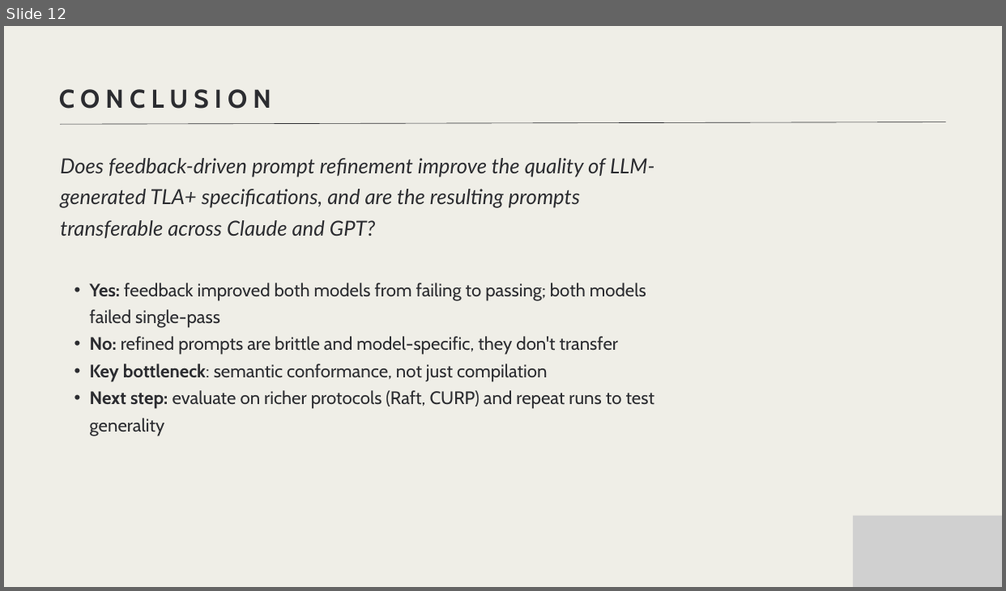
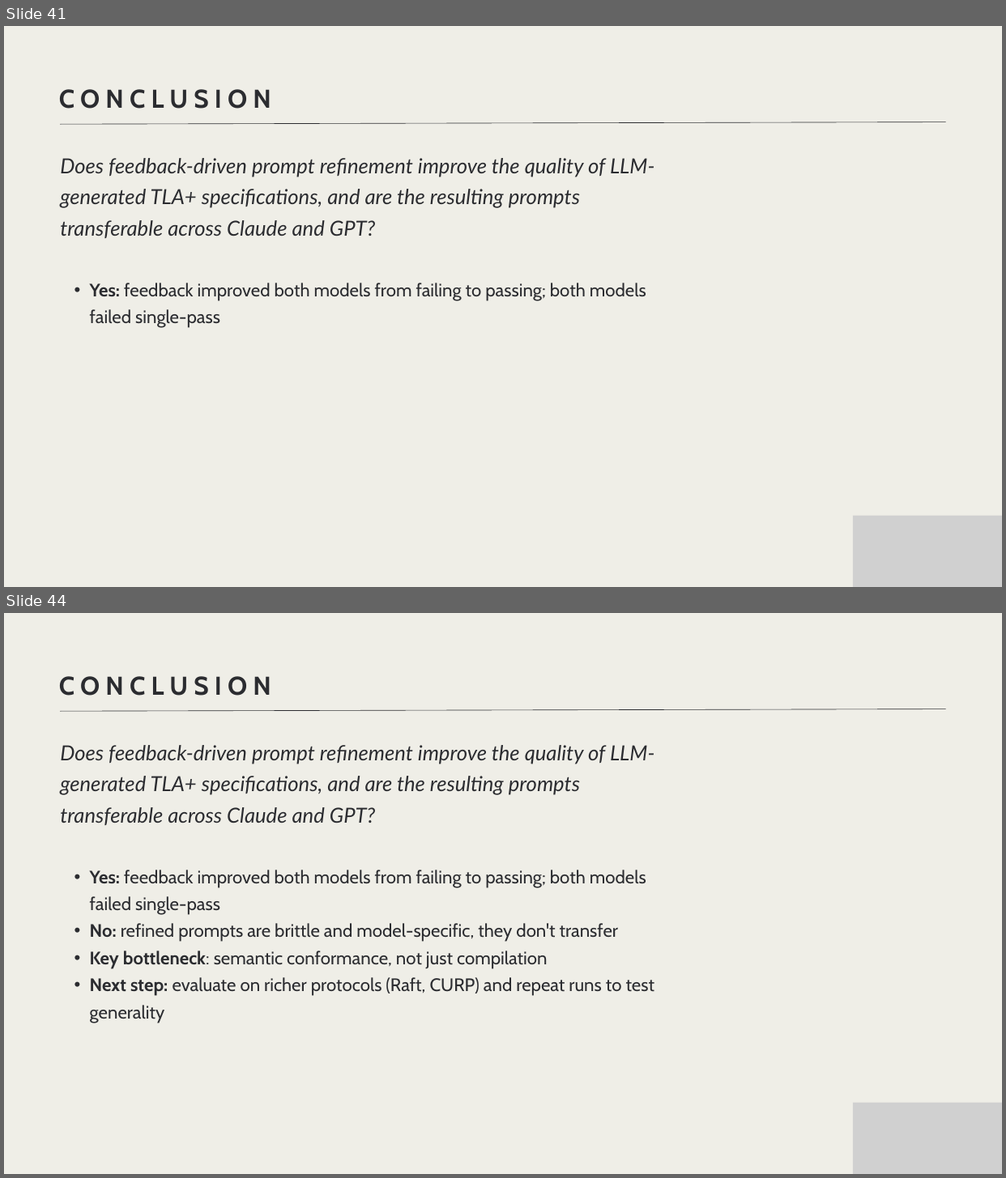
Before and after one commit to makhana/SysMoBench-research, a slide deck: Presentation.pptx. Shown one above the other, each under a label of ours: slide 12 before the commit, slides 41 and 44 after it; the slides between them are not shown. The pictures are 1006x591 and 1006x1178 pixels, drawn with LibreOffice and Linux fonts; fonts in the diff are those of the drawing; grey boxes stand for pictures. Boxes give left, top, right and bottom in pixels: in the first picture for what was removed or moved away, otherwise in the second. Text is boxed around its words. In the diff, an @@ line names an element or a change of style, - is before the commit and + after.

```diff
--- a/Presentation.pptx
+++ b/Presentation.pptx
@@ slide 41 added at [4,26,1002,587], background #EFEEE7 @@
@@ text added at [59,89,271,109], 37.1 pt, text #2B2C30, bold @@
+CONCLUSION
@@ line added from (60, 124) to (945, 122), #2B2C30 0.75 pt @@
@@ text added at [60,158,655,238], 30 pt, text #2B2C30, italic @@
+Does feedback-driven prompt refinement improve the quality of LLM-generated TLA+ specifications, and are the resulting prompts transferable across Claude and GPT?
@@ text added at [90,283,646,328], 26 pt, text #2B2C30 @@
+  • Yes: feedback improved both models from failing to passing; both models failed single-pass
@@ picture added at [853,516,1002,587] @@
@@ what was slide 12 is now slide 44 @@
```
Also in this commit, not shown: 6 slides changed, 31 other slides added.
